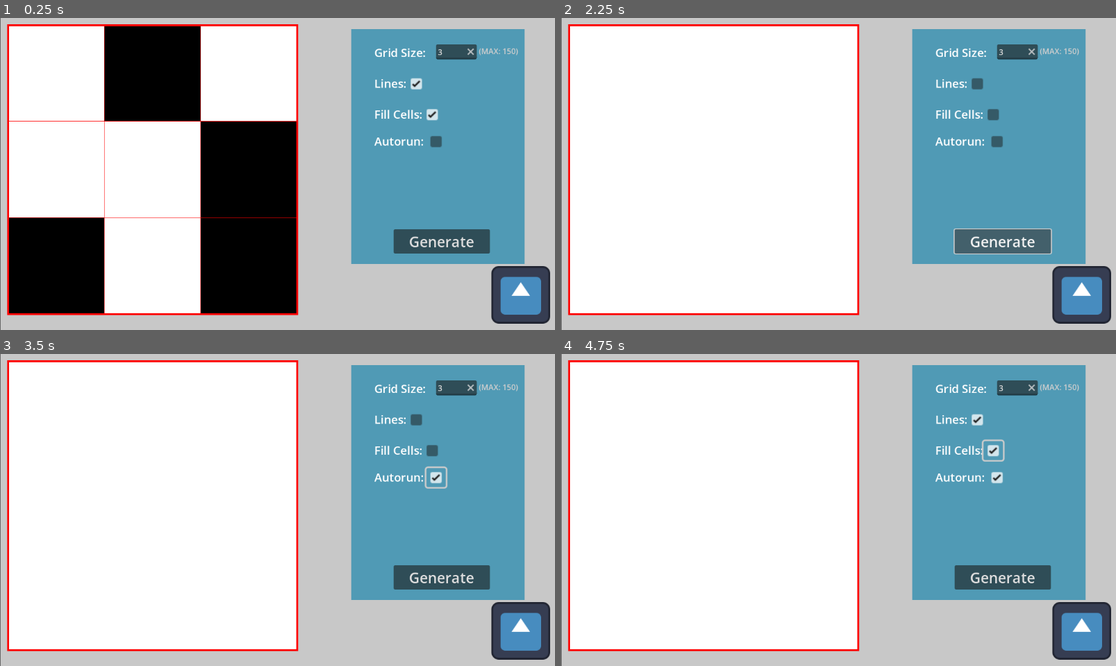
Above: before the commit, frames 1-4 (two rows, left to right).
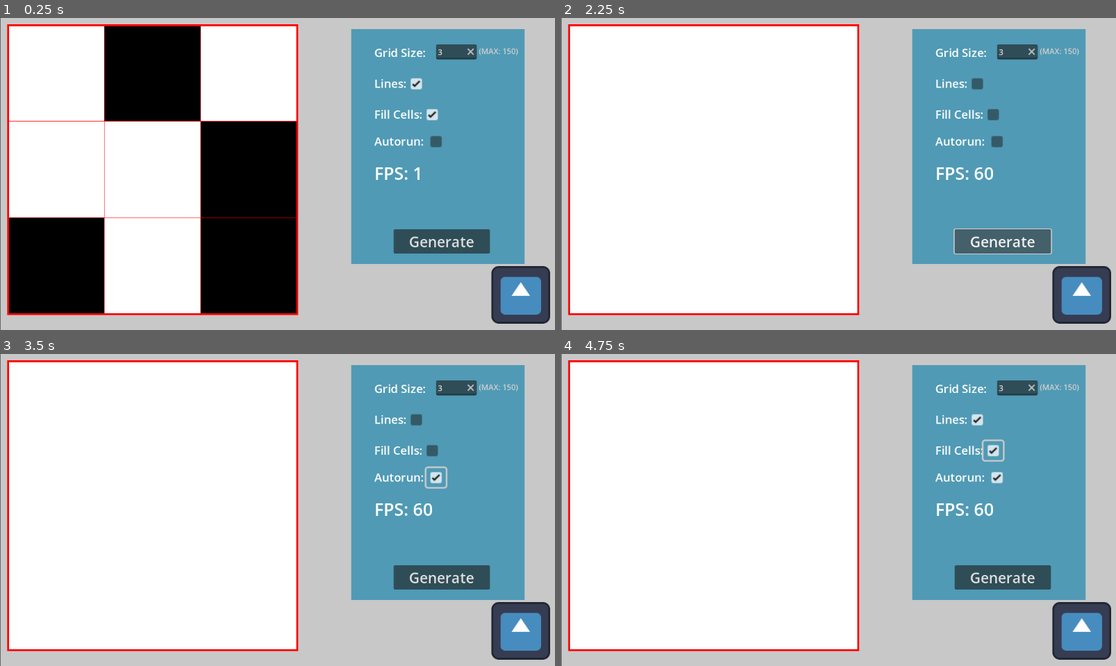
Above: after the commit, the same moments.

Repository: Dev-Ranma/Grid-Base
Game: Godot game, scene res://Root.tscn
The game is run twice, just before and just after one commit, with the same random seed, the same clock (stepped at 60 frames per second) and the same inputs. The engine's default icon, where the game draws it, is replaced by a stand-in: a white triangle on a blue panel in a dark square.
Inputs (mouse positions are in pixels of both pictures, inside the frame that each line leads up to):
- Up to frame 1 (0.25 s): no input
- Up to frame 2 (2.25 s): click (977, 83) at 0.5 s; click (993, 114) at 1.25 s; click "Generate" at 2 s
- Up to frame 3 (3.5 s): click (438, 478) at 2.75 s
- Up to frame 4 (4.75 s): click (977, 419) at 3.5 s; click (993, 450) at 4.25 s

The runs differ from the first frame. In frame 1, 0.1% of the frame differs, in the area x 67-76%, y 47-52%; in frame 2, 0.2%, in the area x 67-78%, y 47-52%; in frame 3, 0.2%; in frame 4, 0.2%.

Commit message:
1.3
Added an FPS to help track performance, added some code to slow down cell fill generation to avoid epilepsy

Diff:
--- a/Root.tscn
+++ b/Root.tscn
@@ -11,6 +11,8 @@
 
 [sub_resource type="LabelSettings" id="LabelSettings_170dk"]
 font_color = Color(0.808998, 0.808998, 0.808998, 1)
+
+[sub_resource type="Theme" id="Theme_24d08"]
 
 [node name="Node2D" type="Node2D"]
 script = ExtResource("1_gxo8o")
@@ -137,6 +139,16 @@
 offset_right = 88.0
 offset_bottom = 296.0
 
+[node name="FPSLabel" type="Label" parent="Panel"]
+layout_mode = 0
+offset_left = 48.0
+offset_top = 274.0
+offset_right = 160.0
+offset_bottom = 336.0
+theme = SubResource("Theme_24d08")
+theme_override_font_sizes/font_size = 36
+text = "fps"
+
 [node name="Timer" type="Timer" parent="."]
 
 [connection signal="editing_toggled" from="Panel/Grid Size/gridNum Input" to="." method="_on_grid_num_input_editing_toggled"]
@@ -145,4 +157,3 @@
 [connection signal="toggled" from="Panel/Fill Cells/fillCellsCheck" to="." method="_on_fill_cells_check_toggled"]
 [connection signal="pressed" from="Panel/Generate Button" to="." method="_on_generate_button_pressed"]
 [connection signal="toggled" from="Panel/Autorun/autorun Check" to="." method="_on_autorun_check_toggled"]
-[connection signal="timeout" from="Timer" to="." method="_on_timer_timeout"]
--- a/node_2d.gd
+++ b/node_2d.gd
@@ -12,7 +12,7 @@
 var areCellsFilled : bool = true
 var autorunPre : bool
 var autorunPost : bool
-@onready var timer = $Timer
+#@onready var timer = $Timer
 
 
 func _ready() -> void:
@@ -21,6 +21,7 @@
 	_draw()
 
 func _process(delta: float) -> void:
+	$Panel/FPSLabel.text = "FPS: %d" % Engine.get_frames_per_second()
 	if autorunPost == true:
 		_ret_to_go()
 
@@ -85,6 +86,8 @@
 	if areCellsFilled == true:
 		_cell_fill_in()
 	queue_redraw()
+	#await(get_tree().create_timer(3.0))
+	OS.delay_msec(30)
 
 func _on_generate_button_pressed() -> void:
 	if autorunPre == true:
@@ -108,6 +111,3 @@
 func _on_autorun_check_toggled(toggled_on: bool) -> void:
 	autorunPre = toggled_on
 	#print(autorunPre)
-
-func _on_timer_timeout() -> void:
-	pass
Not shown: 1 places in Root.tscn that only renumber resources
